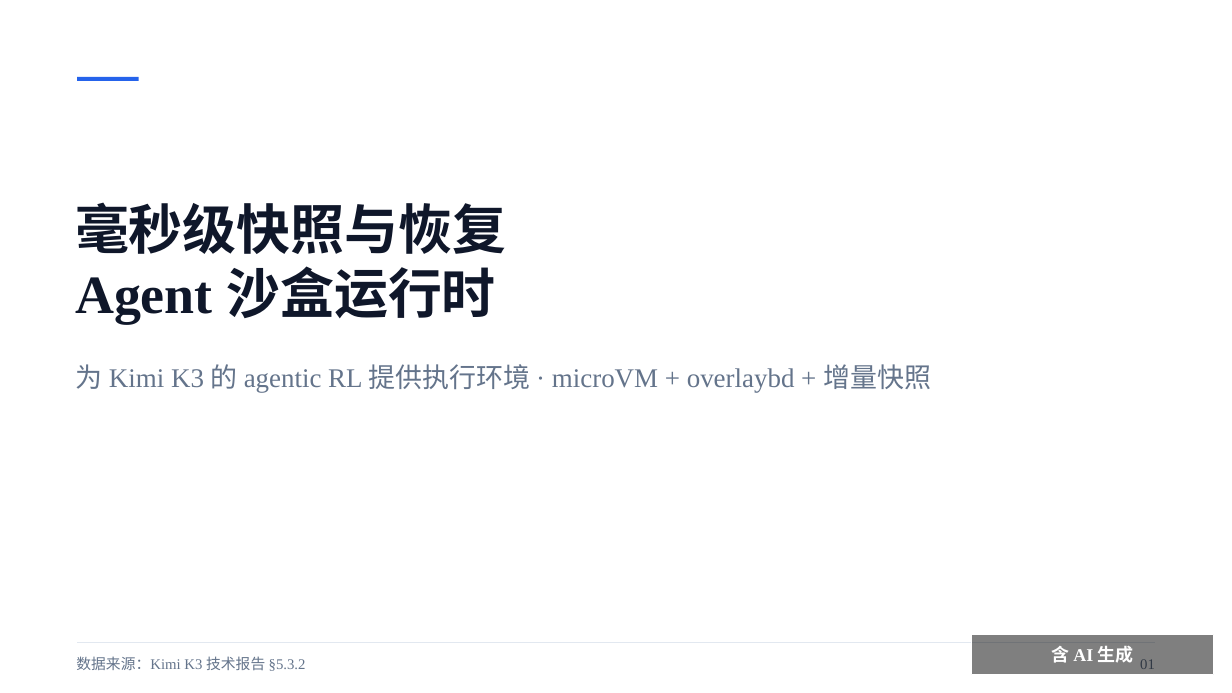
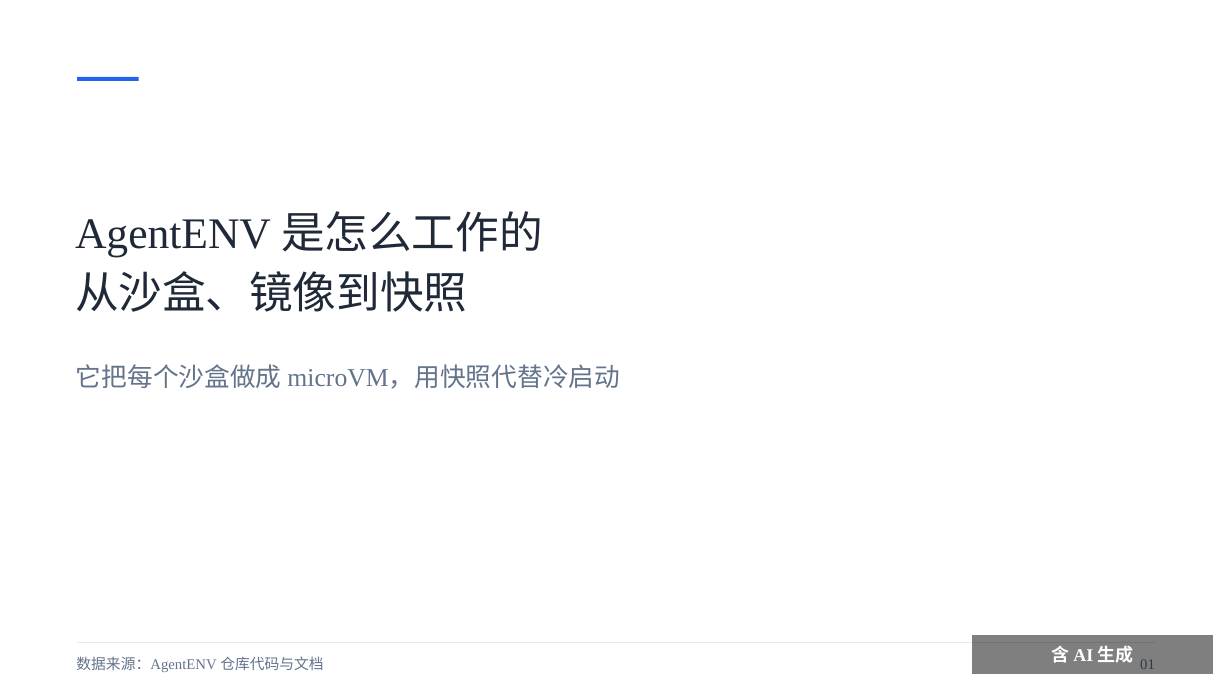
Before and after one commit to liushiqin-647/aenv, a slide deck: slide 1 of agentenv_20261102_polished.pptx. Drawn at 1232x693 pixels with LibreOffice and Linux fonts; fonts in the diff are those of the drawing. Boxes give left, top, right and bottom in pixels: in the first picture for what was removed or moved away, otherwise in the second. Text is boxed around its words. In the diff, an @@ line names an element or a change of style, - is before the commit and + after.

```diff
--- a/agentenv_20261102_polished.pptx
+++ b/agentenv_20261102_polished.pptx
@@ text at <box>75,211,542,312</box>: text changed; size 42 to 34 pt; text colour #0F172A to #1F2937; bold off @@
-毫秒级快照与恢复
-Agent 沙盒运行时
+AgentENV 是怎么工作的
+从沙盒、镜像到快照
@@ text at <box>76,364,620,389</box>: text changed; size 21 to 20 pt @@
-为 Kimi K3 的 agentic RL 提供执行环境 · microVM + overlaybd + 增量快照
+它把每个沙盒做成 microVM，用快照代替冷启动
@@ text at <box>76,656,323,672</box>: text changed @@
-数据来源：Kimi K3 技术报告 §5.3.2
+数据来源：AgentENV 仓库代码与文档
```
Also in this commit, not shown: 9 other slides changed, 1 slide added.
